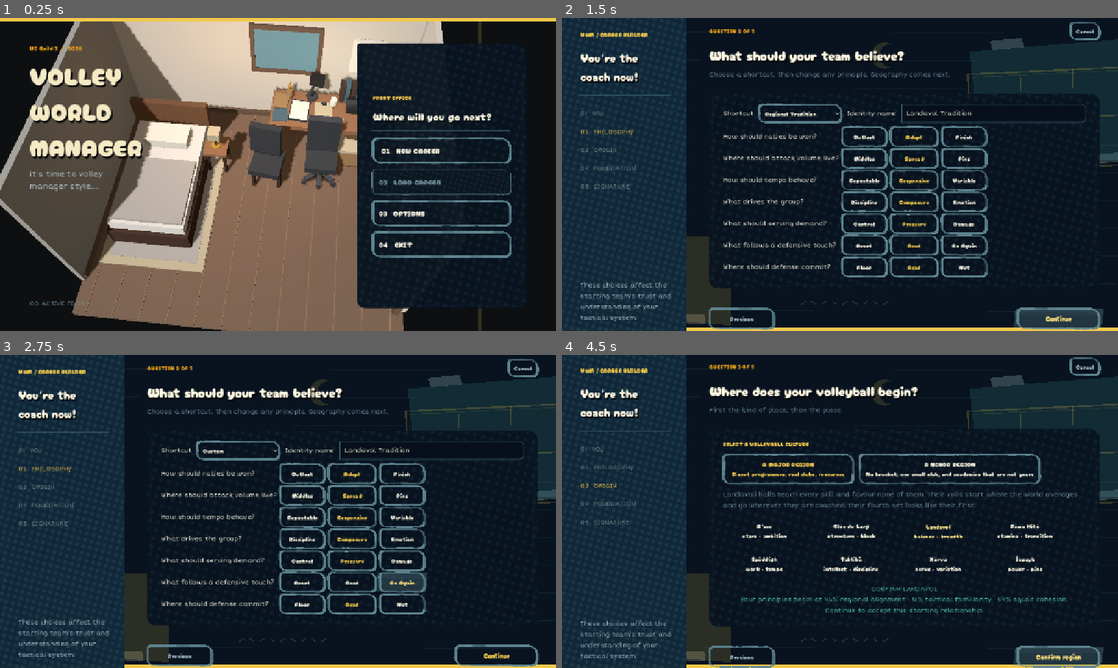
Above: before the commit, frames 1-4 (two rows, left to right).
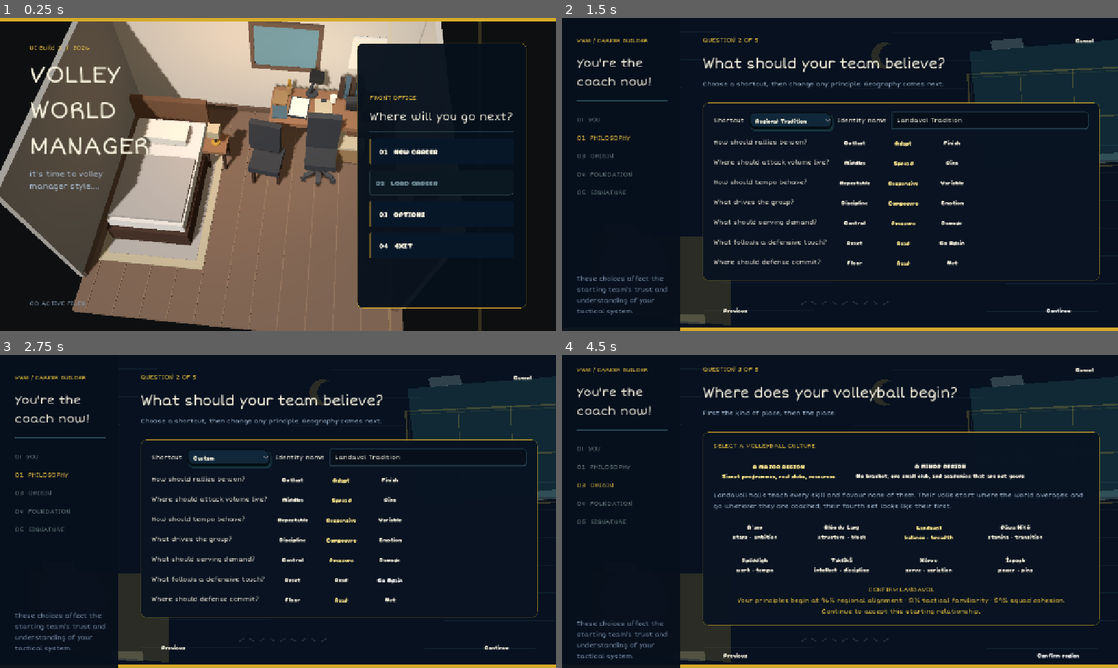
Above: after the commit, the same moments.

Repository: iracarranza/volley-world-manager
Game: Godot game, scene res://scenes/application.tscn
Two runs of this game, one before a commit and one after it. Both use one fixed random seed, a clock stepped at 60 frames per second and the inputs below.
Inputs:
- Up to frame 1 (0.25 s): no input
- Up to frame 2 (1.5 s): click "01 NEW CAREER" at 0.5 s; click "Continue" at 1.25 s
- Up to frame 3 (2.75 s): click "Go Again" at 2 s
- Up to frame 4 (4.5 s): click "Go Again" at 2.75 s; click "Go Again" at 3.5 s; click "Continue" at 4.25 s

The runs differ from the first frame. In frame 1, 13% of the frame differs, in the area x 0-100%, y 0-100%; in frame 2, 35%; in frame 3, 35%; in frame 4, 32%.
Error in both runs: Invalid assignment of property or key 'visible' with value of type 'bool' on a base object of type 'null instance'. (res://scenes/screens/title_screen.gd:59)

Commit message:
Centralize career routing in Application

Diff:
--- a/scenes/application.gd
+++ b/scenes/application.gd
@@ -24,6 +24,7 @@
 @onready var new_career_screen: VolleyballNewCareerScreen = %NewCareerScreen
 @onready var journal: VolleyballJournalScreen = %Journal
 @onready var match_center: Control = %MatchCenter
+@onready var career_navigation: CareerNavigation = %CareerNavigation
 
 var _wipe: ScreenWipe = null
 var _has_shown := false
@@ -37,7 +38,6 @@
 var _desk_screen: DeskScreen = null
 var _encyclopedia_screen: EncyclopediaScreen = null
 var _theme_name := "dark"
-var _schedule_return_to_desk := false
 
 
 func _ready() -> void:
@@ -59,11 +59,18 @@
 	journal.accommodation_requested.connect(_show_accommodation)
 	journal.kitchen_requested.connect(_show_kitchen)
 	journal.menu_requested.connect(_open_menu)
+	career_navigation.destination_requested.connect(_navigate_career)
+	var journal_sections := journal.get_node_or_null("%Sections") as TabContainer
+	if journal_sections != null:
+		journal_sections.tab_changed.connect(func(_tab: int) -> void:
+			call_deferred("_apply_journal_vocabulary")
+		)
 	call_deferred("_connect_match_center_signal")
 
 	_wipe = ScreenWipeScript.new()
 	add_child(_wipe)
 	_load_theme()
+	_apply_journal_vocabulary()
 	_show_title()
 
 
@@ -72,11 +79,10 @@
 		return
 	_training_screen = TrainingScreenScript.new()
 	_adopt_screen(_training_screen)
-	_training_screen.back_requested.connect(_show_journal)
-	_training_screen.schedule_requested.connect(func() -> void:
-		_schedule_return_to_desk = false
-		_show_schedule()
-	)
+	_training_screen.back_requested.connect(_show_desk)
+	# This is a cross-workspace link, not ownership: Training describes what is
+	# taught; Calendar remains the peer workspace that owns when it happens.
+	_training_screen.schedule_requested.connect(_show_schedule)
 
 
 func _ensure_scouting_screen() -> void:
@@ -84,7 +90,7 @@
 		return
 	_scouting_screen = ScoutingScreenScript.new()
 	_adopt_screen(_scouting_screen)
-	_scouting_screen.back_requested.connect(_show_journal)
+	_scouting_screen.back_requested.connect(_show_desk)
 
 
 func _ensure_schedule_screen() -> void:
@@ -92,7 +98,7 @@
 		return
 	_schedule_screen = ScheduleScreenScript.new()
 	_adopt_screen(_schedule_screen)
-	_schedule_screen.back_requested.connect(_return_from_schedule)
+	_schedule_screen.back_requested.connect(_show_desk)
 
 
 func _ensure_accommodation_screen() -> void:
@@ -100,7 +106,7 @@
 		return
 	_accommodation_screen = AccommodationScreenScript.new()
 	_adopt_screen(_accommodation_screen)
-	_accommodation_screen.back_requested.connect(_show_journal)
+	_accommodation_screen.back_requested.connect(_show_desk)
 
 
 func _ensure_kitchen_screen() -> void:
@@ -108,7 +114,7 @@
 		return
 	_kitchen_screen = KitchenScreenScript.new()
 	_adopt_screen(_kitchen_screen)
-	_kitchen_screen.back_requested.connect(_show_journal)
+	_kitchen_screen.back_requested.connect(_show_desk)
 
 
 func _ensure_encyclopedia_screen() -> void:
@@ -116,7 +122,7 @@
 		return
 	_encyclopedia_screen = EncyclopediaScreenScript.new()
 	_adopt_screen(_encyclopedia_screen)
-	_encyclopedia_screen.back_requested.connect(_show_journal)
+	_encyclopedia_screen.back_requested.connect(_show_desk)
 
 
 func _ensure_lock_in_screen() -> void:
@@ -133,6 +139,10 @@
 	screen.set_anchors_and_offsets_preset(Control.PRESET_FULL_RECT)
 	screen.visible = false
 	add_child(screen)
+	# Lazy screens are appended after the persistent navigation node. Keep the
+	# navigation above ordinary content, and the wipe above both.
+	if career_navigation != null and career_navigation.is_inside_tree():
+		move_child(career_navigation, -1)
 	if _wipe != null and _wipe.is_inside_tree():
 		move_child(_wipe, -1)
 	var is_light := _theme_name == "light"
@@ -165,9 +175,48 @@
 			candidate.visible = candidate == screen
 	var office_visible := screen == title_screen or (_desk_screen != null and screen == _desk_screen)
 	office_shell.visible = office_visible
+	_sync_career_navigation(screen)
 	UIStyleSystem.reveal(screen)
 	if screen == title_screen:
 		title_screen.enforce_live_office_overlay()
+
+
+func _sync_career_navigation(screen: Control) -> void:
+	if _desk_screen != null and screen == _desk_screen:
+		career_navigation.present(&"desk", screen, true)
+	elif screen == journal:
+		career_navigation.present(&"journal", screen)
+	elif _schedule_screen != null and screen == _schedule_screen:
+		career_navigation.present(&"calendar", screen)
+	elif _training_screen != null and screen == _training_screen:
+		career_navigation.present(&"training", screen)
+	elif _scouting_screen != null and screen == _scouting_screen:
+		career_navigation.present(&"scouting", screen)
+	elif _accommodation_screen != null and screen == _accommodation_screen:
+		career_navigation.present(&"housing", screen)
+	elif _kitchen_screen != null and screen == _kitchen_screen:
+		career_navigation.present(&"kitchen", screen)
+	elif _encyclopedia_screen != null and screen == _encyclopedia_screen:
+		career_navigation.present(&"encyclopedia", screen)
+	else:
+		# Title, New Career, Lock-In and Match are not ordinary workspaces.
+		career_navigation.clear()
+
+
+func _navigate_career(destination: StringName) -> void:
+	match destination:
+		&"desk": _show_desk()
+		&"journal": _show_journal()
+		&"calendar":
+			if career_navigation.current_destination() == &"desk":
+				_open_calendar_from_desk()
+			else:
+				_show_schedule()
+		&"training": _show_training()
+		&"scouting": _show_scouting()
+		&"housing": _show_accommodation()
+		&"kitchen": _show_kitchen()
+		&"encyclopedia": _show_encyclopedia()
 
 
 func _show_title() -> void:
@@ -211,7 +260,19 @@
 
 func _show_journal() -> void:
 	journal.refresh()
+	_apply_journal_vocabulary()
 	_show_only(journal)
+
+
+func _apply_journal_vocabulary() -> void:
+	# `Home` is an old implementation name. The Journal's first page is the
+	# manager's current working record; career home is the physical Desk.
+	var sections := journal.get_node_or_null("%Sections") as TabContainer
+	if sections != null and sections.get_tab_count() > 0:
+		sections.set_tab_title(0, "Current")
+	var section_title := journal.get_node_or_null("%SectionTitle") as Label
+	if section_title != null and section_title.text == "Home":
+		section_title.text = "Current"
 
 
 func _ensure_desk_screen() -> void:
@@ -246,17 +307,8 @@
 
 
 func _open_calendar_from_desk() -> void:
-	_schedule_return_to_desk = true
 	await office_shell.focus_calendar()
 	_show_schedule()
-
-
-func _return_from_schedule() -> void:
-	if _schedule_return_to_desk:
-		_schedule_return_to_desk = false
-		_show_desk()
-	else:
-		_show_training()
 
 
 func _apply_office_career_state() -> void:
